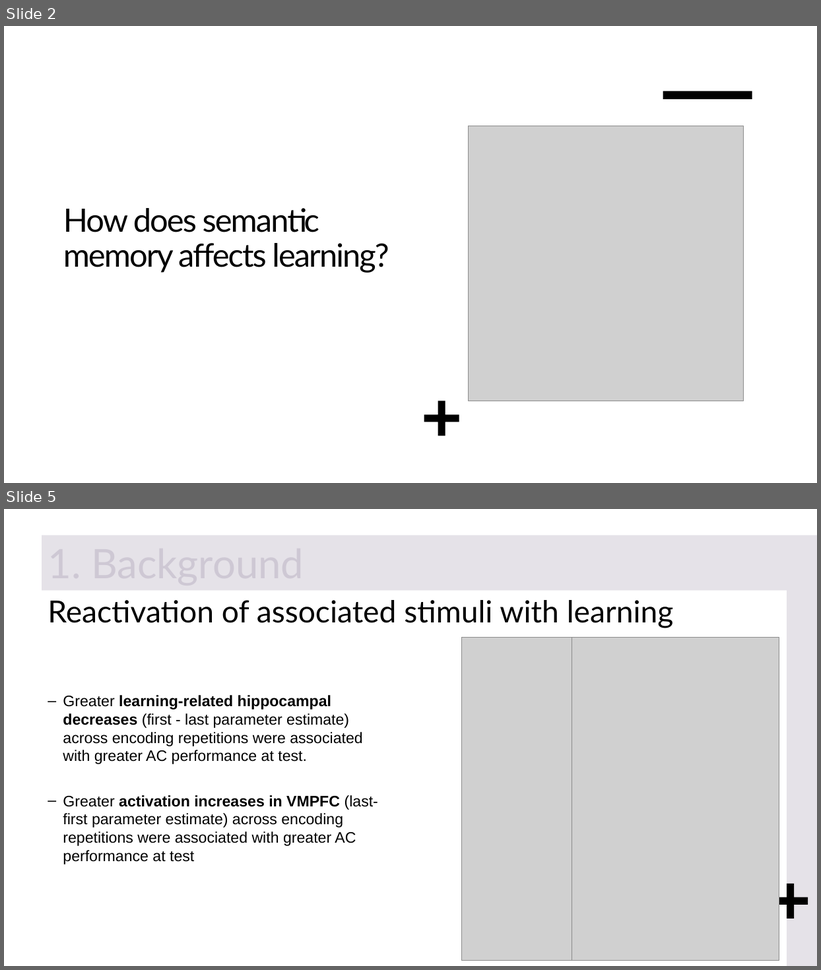
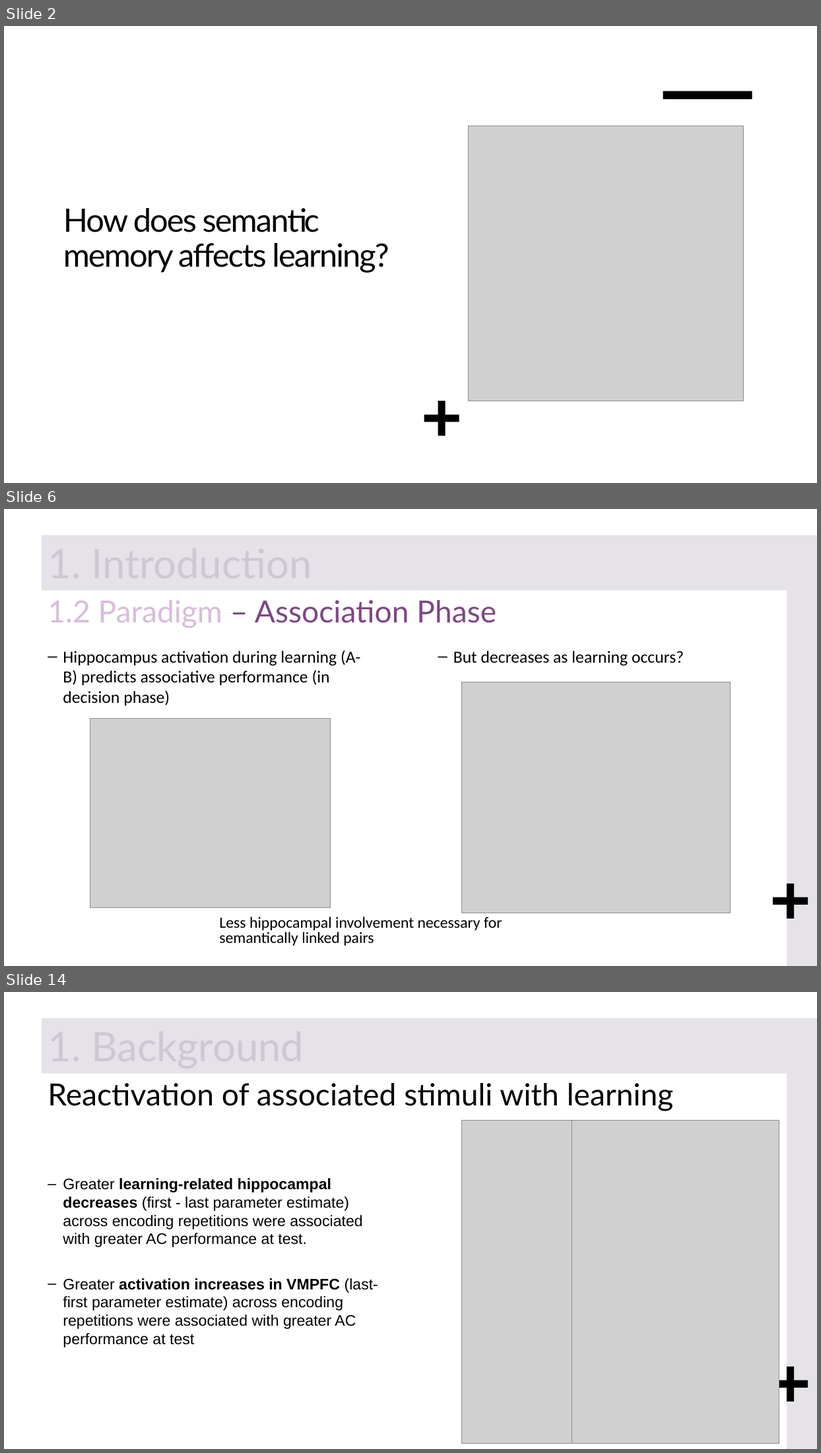
Before and after one commit to FlorianLeprevost/SemLink, a slide deck: BIONpres.pptx. Shown one above the other, each under a label of ours: slides 2 and 5 before the commit, slides 2, 6 and 14 after it; the slides between them are not shown. The pictures are 821x970 and 821x1453 pixels, drawn with LibreOffice and Linux fonts; fonts in the diff are those of the drawing; grey boxes stand for pictures. Boxes give left, top, right and bottom in pixels: in the first picture for what was removed or moved away, otherwise in the second. Text is boxed around its words. In the diff, an @@ line names an element or a change of style, - is before the commit and + after.

```diff
--- a/BIONpres.pptx
+++ b/BIONpres.pptx
@@ slide 6 added at box(4, 509, 817, 966), background #FFFFFF; not listed: 2 template elements that a slide beside it also shows @@
@@ rectangle added at box(42, 535, 817, 591), fill #E5E2E8 @@
@@ title added at box(48, 600, 496, 628), 36 pt, text #7D4883 @@
+1.2 Paradigm – Association Phase
@@ text added at box(63, 650, 360, 706), 20 pt, text #000000 @@
+– Hippocampus activation during learning (A-B) predicts associative performance (in decision phase)
@@ text added at box(453, 651, 684, 666), 20 pt, text #000000 @@
+– But decreases as learning occurs?
@@ picture added at box(462, 682, 731, 914) @@
@@ picture added at box(90, 718, 330, 908) @@
@@ text added at box(219, 917, 502, 946), 18.5 pt, text #000000 @@
+Less hippocampal involvement necessary for semantically linked pairs
@@ what was slide 5 is now slide 14 @@
```
Also in this commit, not shown: 1 slide changed, 9 other slides added, 2 slides removed.
